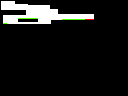
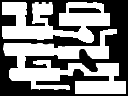
Layered file, before and after one edit (128x96). Changes by layer:
added layer "Layer" above "Background" over 2, 2, 126, 94
painted on "Background" over 1, 1, 94, 24
